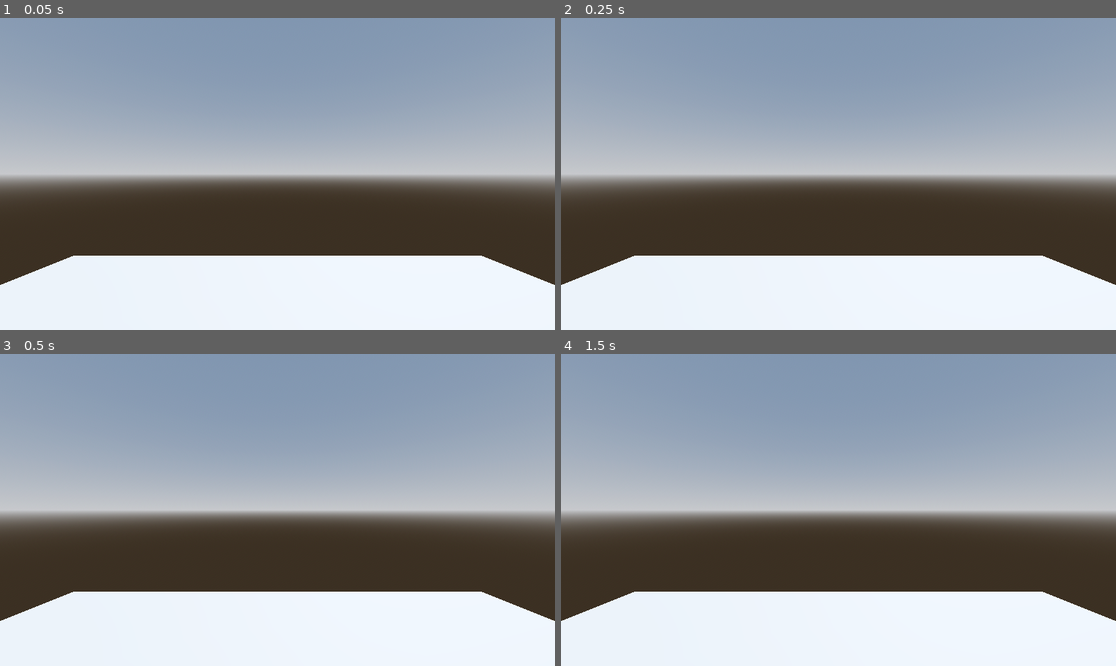
Above: before the commit, frames 1-4 (two rows, left to right).
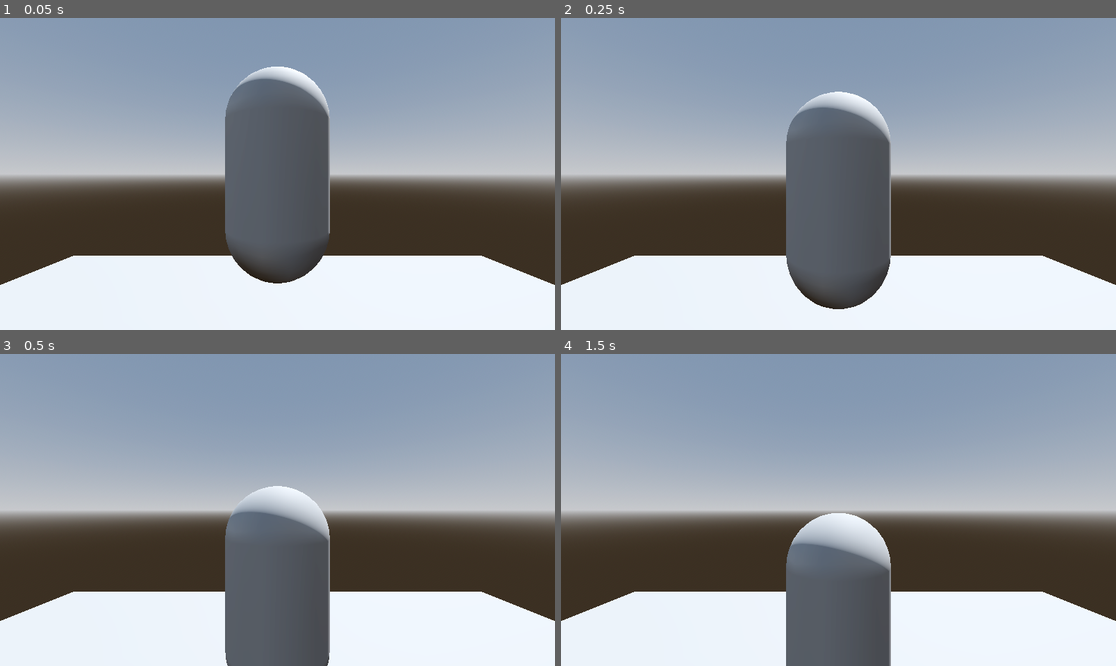
Above: after the commit, the same moments.

Repository: Lukko-Digital/walkington-city
Game: Godot game, scene res://main.tscn
The game is run twice, just before and just after one commit, with the same random seed, the same clock (stepped at 60 frames per second) and the same inputs. The project has no main scene, so this scene is started directly.
Inputs:
- Up to frame 1 (0.05 s): no input
- Up to frame 2 (0.25 s): no input
- Up to frame 3 (0.5 s): no input
- Up to frame 4 (1.5 s): tap Enter at 1.25 s

The runs differ from the first frame. In frame 1, 11% of the frame differs, in the area x 40-60%, y 15-86%; in frame 2, 11%, in the area x 40-60%, y 23-94%; in frame 3, 9.8%; in frame 4, 8.6%.

Commit message:
add player to main

Diff:
--- a/main.tscn
+++ b/main.tscn
@@ -1,4 +1,6 @@
-[gd_scene load_steps=5 format=3 uid="uid://c2cqsafxc5pue"]
+[gd_scene load_steps=7 format=3 uid="uid://c2cqsafxc5pue"]
+
+[ext_resource type="PackedScene" uid="uid://cc21yn41d2c1h" path="res://player.tscn" id="1_tck16"]
 
 [sub_resource type="ProceduralSkyMaterial" id="ProceduralSkyMaterial_l7lto"]
 sky_horizon_color = Color(0.64625, 0.65575, 0.67075, 1)
@@ -16,6 +18,9 @@
 [sub_resource type="PlaneMesh" id="PlaneMesh_7ksyt"]
 size = Vector2(10, 10)
 
+[sub_resource type="ConcavePolygonShape3D" id="ConcavePolygonShape3D_6gkqv"]
+data = PackedVector3Array(5, 0, 5, -5, 0, 5, 5, 0, -5, -5, 0, 5, -5, 0, -5, 5, 0, -5)
+
 [node name="Node3D" type="Node3D"]
 
 [node name="DirectionalLight3D" type="DirectionalLight3D" parent="."]
@@ -30,3 +35,12 @@
 
 [node name="MeshInstance3D" type="MeshInstance3D" parent="."]
 mesh = SubResource("PlaneMesh_7ksyt")
+
+[node name="StaticBody3D" type="StaticBody3D" parent="MeshInstance3D"]
+
+[node name="CollisionShape3D" type="CollisionShape3D" parent="MeshInstance3D/StaticBody3D"]
+shape = SubResource("ConcavePolygonShape3D_6gkqv")
+
+[node name="Player" parent="." instance=ExtResource("1_tck16")]
+transform = Transform3D(1, 0, 0, 0, 1, 0, 0, 0, 1, 0, 2, -2)
+top_level = true
